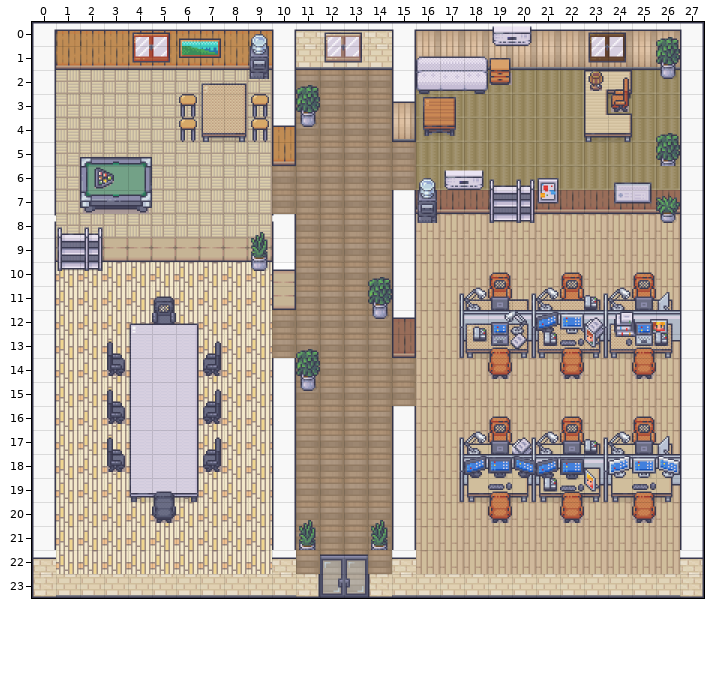
Two states of a Tiled map (JSON), public/assets/map/Woody_10.json. The picture above is the old version.
Cells are 32x32 px. Shown: x 0..27, y 0..23. Tiles whose own drawing changed are shown in their newer look in all pictures.
And afterwards:
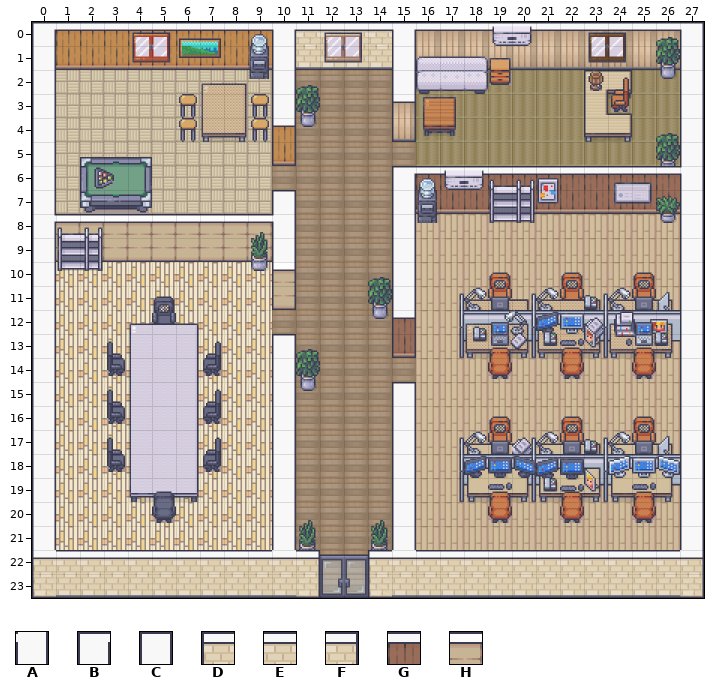
Key: from "FloorAndGround": A 25, B 28; from "FloorAndGround_origin": C 92, D 1056, E 1057, F 1058, G 1196, H 1825.
Objects are placed by their top-left corner, in cells (3,4 is the top-left corner of cell 3,4); size is 1x1 cell unless given.
Change:
--- layer "Wall" (now shown)
+G at 16,6
+G at 17,6
+G at 18,6
+G at 19,6
+G at 20,6
+G at 21,6
+G at 22,6
+G at 23,6
+G at 24,6
+G at 25,6
+G at 26,6
+A at 27,6
+B at 15,6
+C at 10,7
+H at 1,8
+H at 2,8
+H at 3,8
+H at 4,8
+H at 5,8
+H at 6,8
+H at 7,8
+H at 8,8
+H at 9,8
+C at 10,13
+C at 15,15
+E at 1,22
+E at 2,22
+E at 3,22
+E at 4,22
+E at 5,22
+E at 6,22
+E at 7,22
+E at 8,22
+E at 9,22
+E at 16,22
+E at 17,22
+E at 18,22
+E at 19,22
+E at 20,22
+E at 21,22
+E at 22,22
+E at 23,22
+E at 24,22
+E at 25,22
+E at 26,22
+D at 14,22
+F at 11,22
